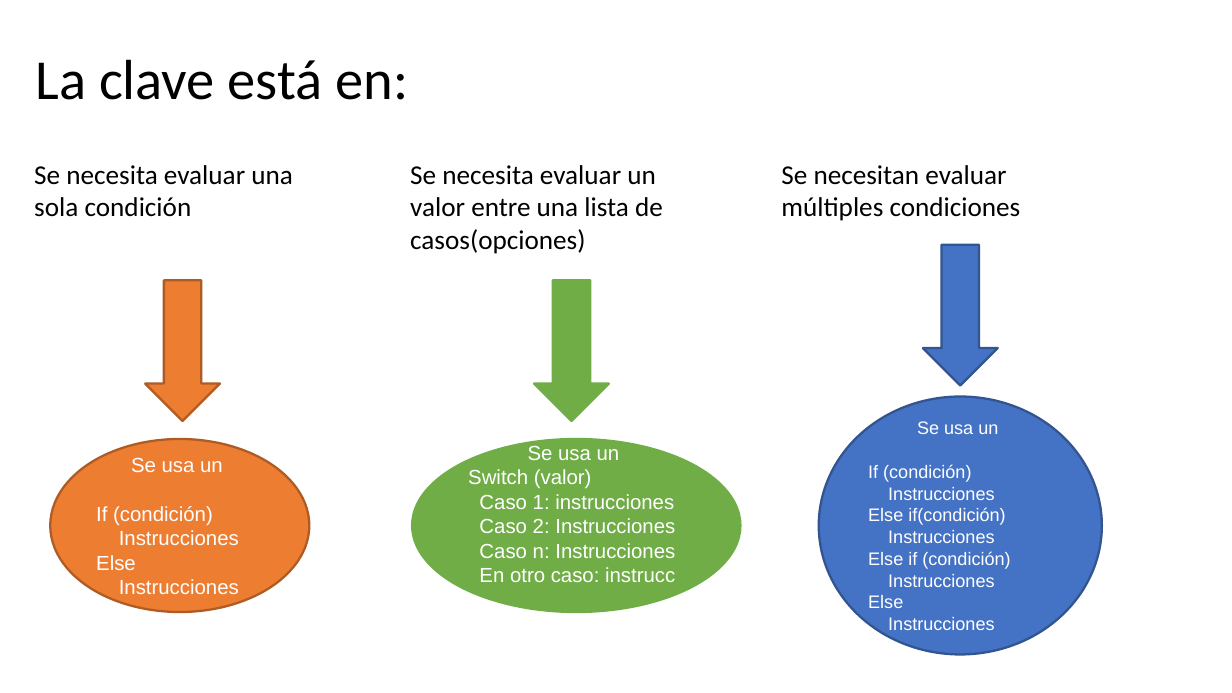
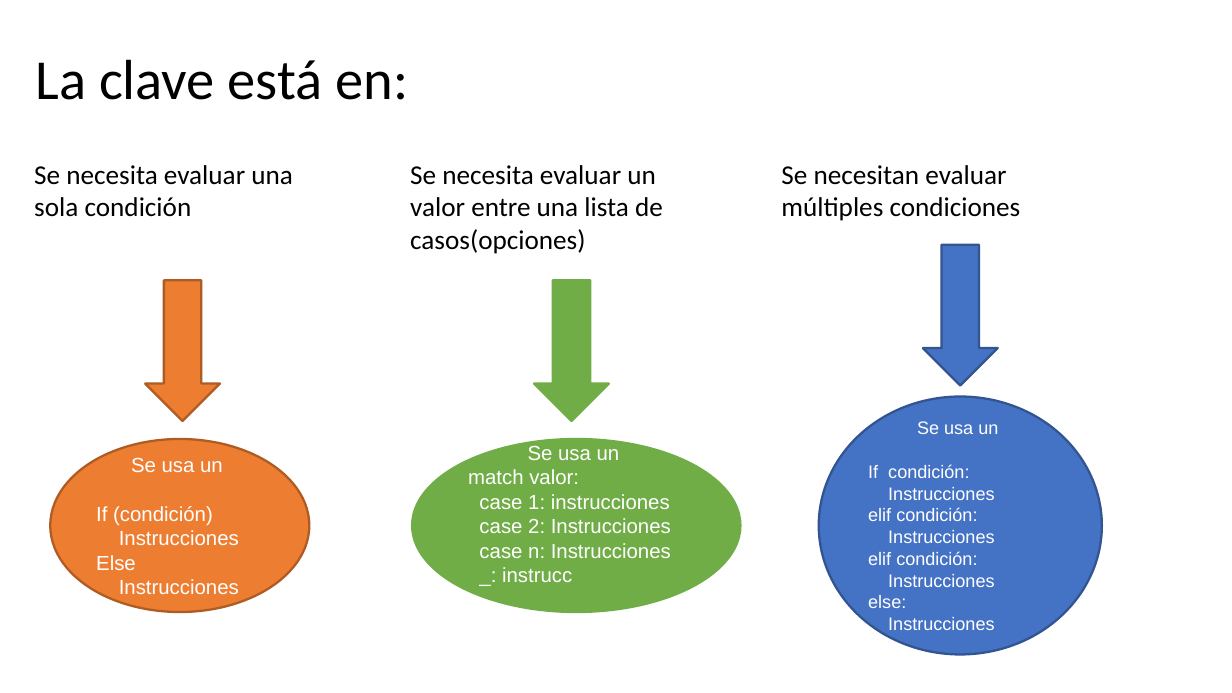
Before and after one commit to CesarLopez-Profe/Fundamentos_Python, a slide deck: slide 34 of Slides/2_Estruc_Ctrl_Condic.pptx. Drawn at 1232x693 pixels with LibreOffice and Linux fonts; fonts in the diff are those of the drawing; background and template pictures are left out. Boxes give left, top, right and bottom in pixels: in the first picture for what was removed or moved away, otherwise in the second. Text is boxed around its words. In the diff, an @@ line names an element or a change of style, - is before the commit and + after.

```diff
--- a/Slides/2_Estruc_Ctrl_Condic.pptx
+++ b/Slides/2_Estruc_Ctrl_Condic.pptx
@@ text in ellipse at (x1=468, y1=469, x2=671, y2=582): text changed @@
-Switch (valor)
-Caso 1: instrucciones
-Caso 2: Instrucciones
-Caso n: Instrucciones
-En otro caso: instrucc
+match valor:
+case 1: instrucciones
+case 2: Instrucciones
+case n: Instrucciones
+_: instrucc
@@ text in ellipse at (x1=868, y1=464, x2=969, y2=478): text changed @@
-If (condición)
+If condición:
@@ text in ellipse at (x1=868, y1=507, x2=977, y2=521): text changed @@
-Else if(condición)
+elif condición:
@@ text in ellipse at (x1=868, y1=551, x2=977, y2=565): text changed @@
-Else if (condición)
+elif condición:
@@ text in ellipse at (x1=868, y1=595, x2=906, y2=608): text changed @@
-Else
+else:
```
Also in this commit, not shown: 10 other slides changed, 1 other file.
